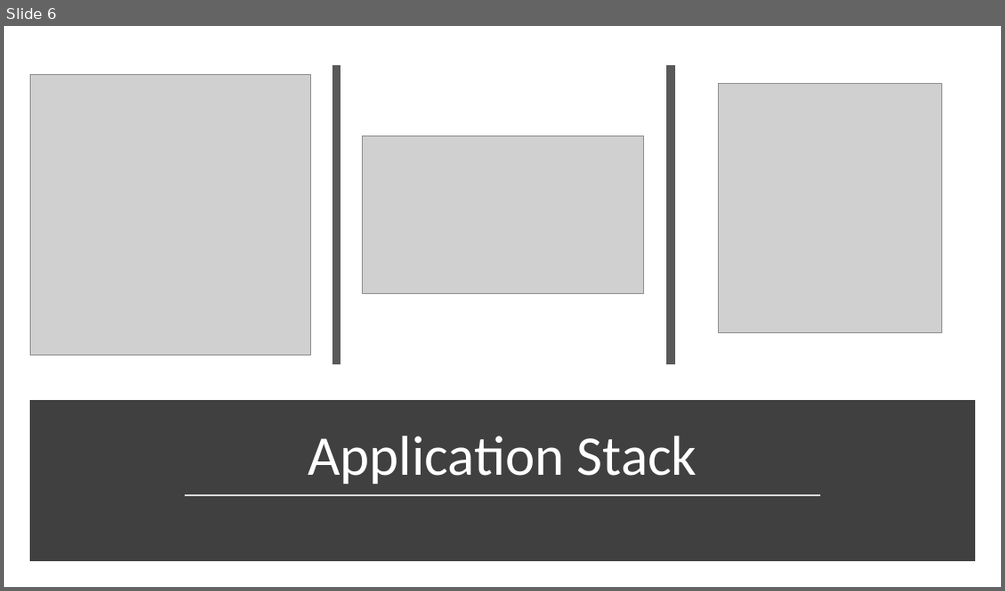
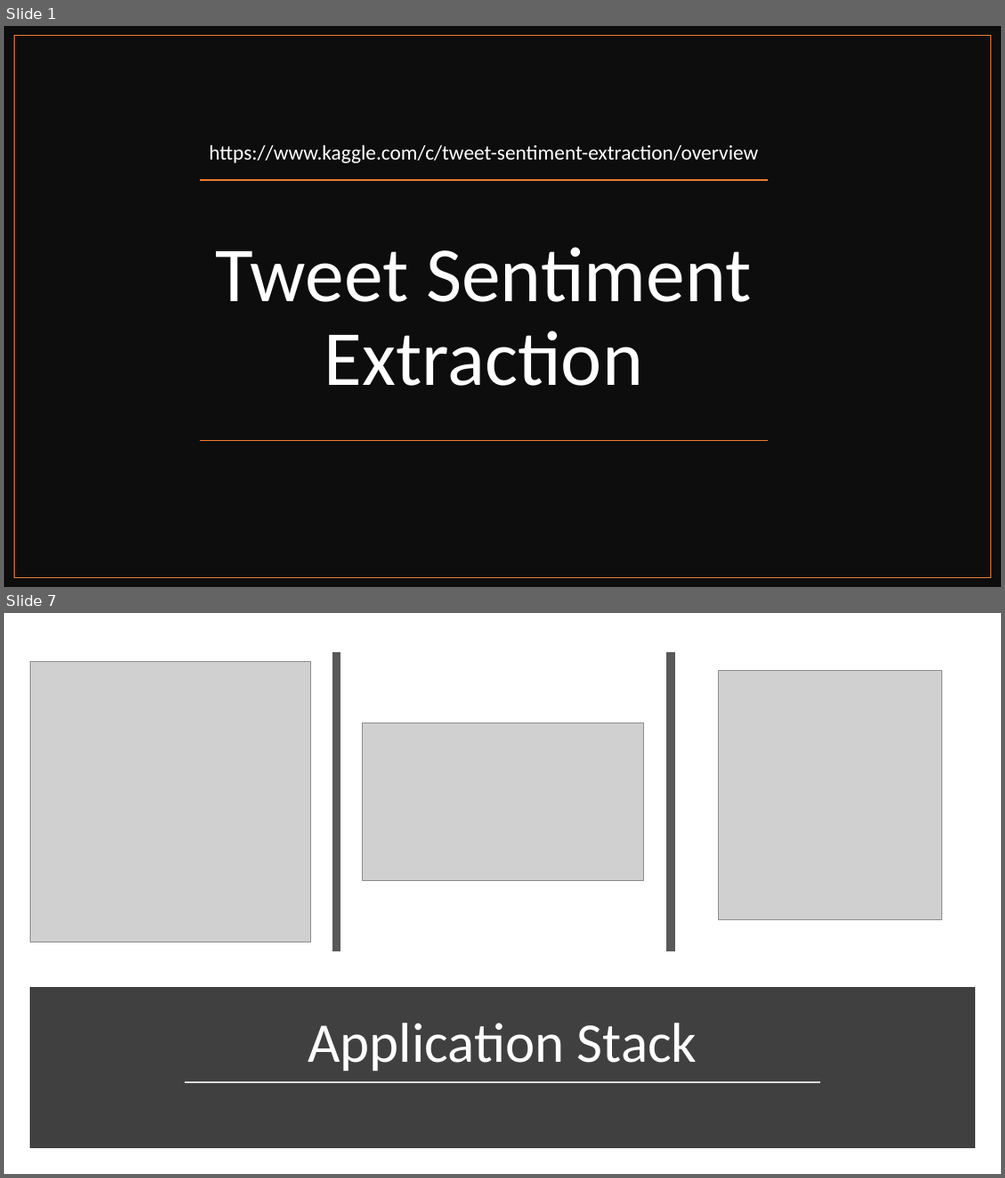
Before and after one commit to mixaverros88/Tweet_Sentiment_Extraction, a slide deck: presentation/Presentation.pptx. Shown one above the other, each under a label of ours: slide 6 before the commit, slides 1 and 7 after it; the slides between them are not shown. The pictures are 1005x591 and 1005x1178 pixels, drawn with LibreOffice and Linux fonts; fonts in the diff are those of the drawing; grey boxes stand for pictures. Boxes give left, top, right and bottom in pixels: in the first picture for what was removed or moved away, otherwise in the second. Text is boxed around its words. In the diff, an @@ line names an element or a change of style, - is before the commit and + after.

```diff
--- a/presentation/Presentation.pptx
+++ b/presentation/Presentation.pptx
@@ slide 1 added at <box>4,26,1001,587</box>, background #FFFFFF @@
@@ rectangle added at <box>4,26,1001,587</box>, fill #0D0D0D @@
@@ rectangle added at <box>15,36,991,578</box>, outline #ED7D31 1 pt @@
@@ subtitle added at <box>209,144,758,163</box>, 20 pt, text #FFFFFF @@
+https://www.kaggle.com/c/tweet-sentiment-extraction/overview
@@ line added from (768, 180) to (200, 180), #ED7D31 1 pt @@
@@ title added at <box>216,247,751,386</box>, 75 pt, text #FFFFFF @@
+Tweet Sentiment Extraction
@@ line added from (768, 440) to (200, 440), #ED7D31 1 pt @@
@@ what was slide 6 is now slide 7 @@
```
Also in this commit, not shown: 3 slides changed, 1 other slide added, 1 slide removed, 6 other files.
